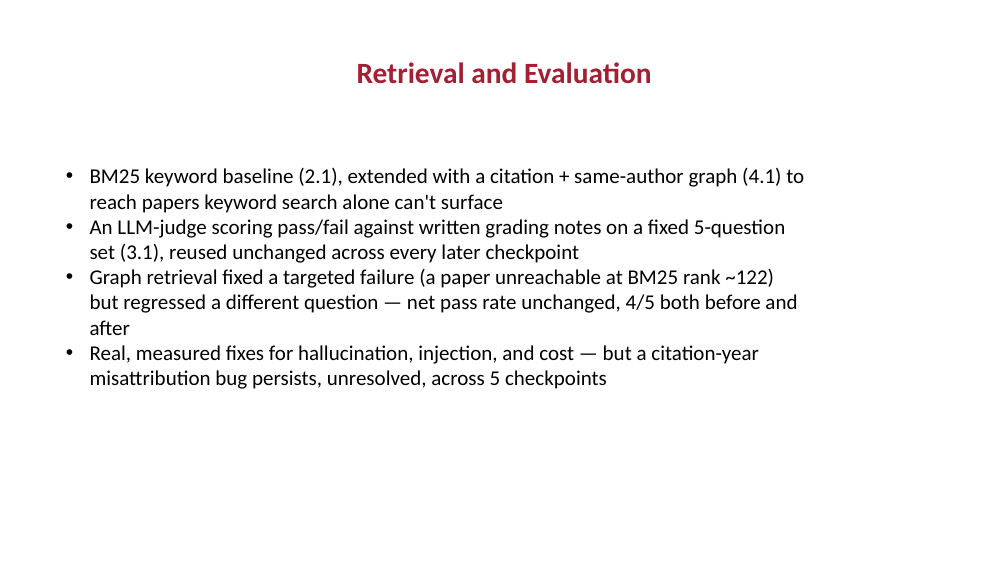
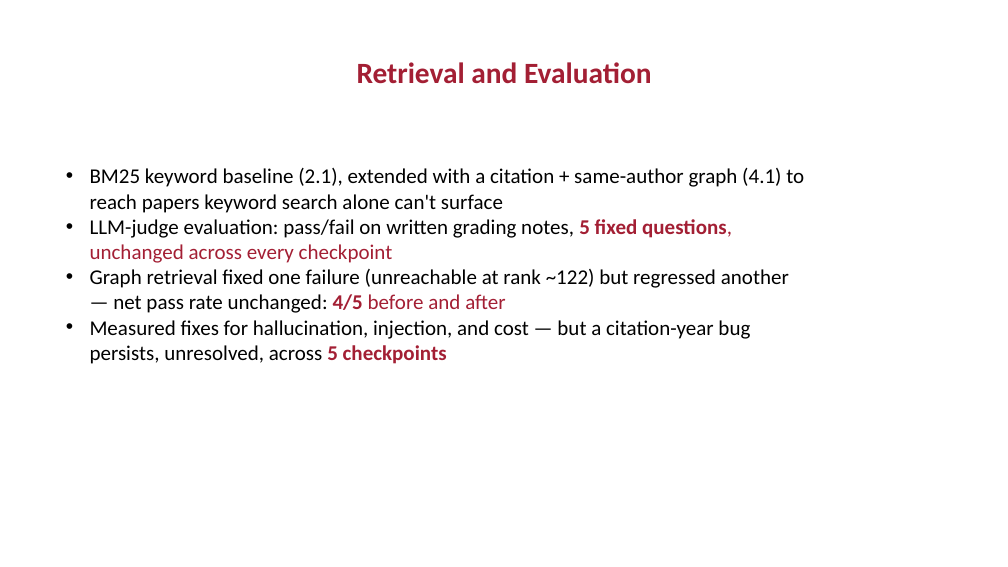
Before and after one commit to slakhwa/mit-rag-context-eng-capstone, a slide deck: slide 5 of Capstone Checkpoint 8.1/Capstone_Design_Review_Presentation_completed.pptx. Drawn at 1008x567 pixels with LibreOffice and Linux fonts; fonts in the diff are those of the drawing; background and template pictures are left out. Boxes give left, top, right and bottom in pixels: in the first picture for what was removed or moved away, otherwise in the second. Text is boxed around its words. In the diff, an @@ line names an element or a change of style, - is before the commit and + after.

```diff
--- a/Capstone Checkpoint 8.1/Capstone_Design_Review_Presentation_completed.pptx
+++ b/Capstone Checkpoint 8.1/Capstone_Design_Review_Presentation_completed.pptx
@@ text at bbox=[90, 219, 789, 339]: text changed @@
-• An LLM-judge scoring pass/fail against written grading notes on a fixed 5-question set (3.1), reused unchanged across every later checkpoint
-• Graph retrieval fixed a targeted failure (a paper unreachable at BM25 rank ~122) but regressed a different question — net pass rate unchanged, 4/5 both before and after
-• Real, measured fixes for hallucination, injection, and cost — but a citation-year misattribution bug persists, unresolved, across 5 checkpoints
+• LLM-judge evaluation: pass/fail on written grading notes, 5 fixed questions, unchanged across every checkpoint
+• Graph retrieval fixed one failure (unreachable at rank ~122) but regressed another — net pass rate unchanged: 4/5 before and after
+• Measured fixes for hallucination, injection, and cost — but a citation-year bug persists, unresolved, across 5 checkpoints
```
Also in this commit, not shown: 5 other slides changed.
